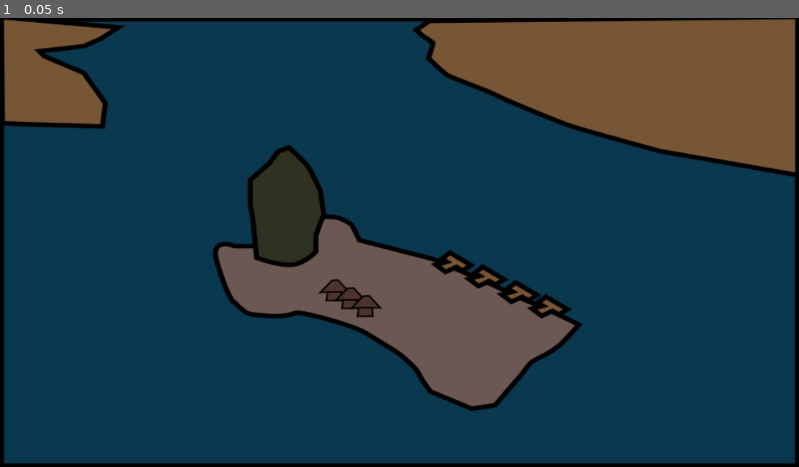
Above: before the commit, frame 1.
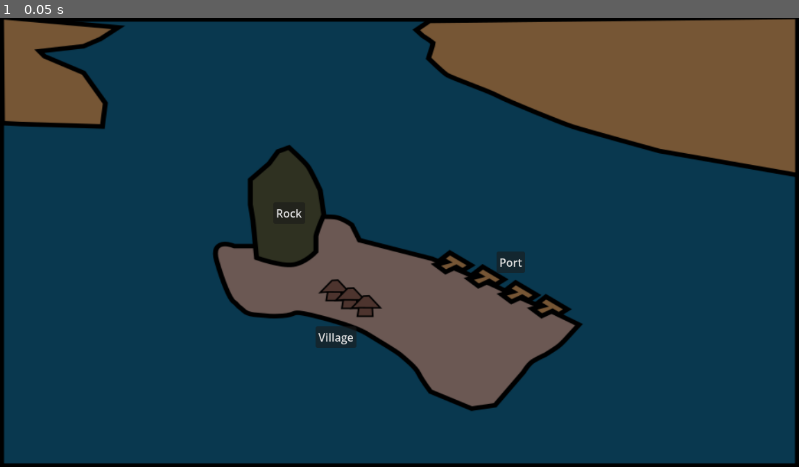
Above: after the commit, the same moment.

Repository: Jerrylikesgreen/MysteryGameJam
Game: Godot game, scene res://actions_menu.tscn
Two runs of this game, one before a commit and one after it. Both use one fixed random seed, a clock stepped at 60 frames per second and the inputs below. The project has no main scene, so this scene is started directly.
Inputs:
- Up to frame 1 (0.05 s): no input

The runs differ from the first frame. In frame 1, 0.4% of the frame differs, in the area x 34-66%, y 42-74%.

Commit message:
Add actions menu and world scenes; fix transition
Add an ActionsMenu scene and ActionsButtons control that maps buttons to scene file paths. Introduce new world subscenes (rock_scene.tscn, port_scene.tscn, village_scene.tscn) and move world.tscn into scenes/world_scenes/world.tscn, instancing the ActionsMenu (hidden) into the world. Update autoload transition.gd to accept a scene path string and call change_scene_to_file, and update scripts/actions_buttons.gd to use scene_path_dic: Dictionary<Button, String> and call Transition.change_scene(scene_path). Also rename a TextureRect node to Map and wire up scripts/resources in actions_menu.tscn.

Diff:
--- a/mystery-game-jam/actions_menu.tscn
+++ b/mystery-game-jam/actions_menu.tscn
@@ -1,13 +1,53 @@
 [gd_scene format=3 uid="uid://bk7qqemlfcqxh"]
 
 [ext_resource type="Texture2D" uid="uid://dmdn4eog1pf" path="res://assets/placeholders/placeholder_map.png" id="1_80mp5"]
+[ext_resource type="Script" uid="uid://7ewwe40fm5qh" path="res://scripts/actions_menu.gd" id="1_nrtxr"]
+[ext_resource type="Script" uid="uid://6w5iejnarlwy" path="res://scripts/actions_buttons.gd" id="3_o814q"]
 
 [node name="ActionsMenu" type="CanvasLayer" unique_id=1501408264]
+script = ExtResource("1_nrtxr")
 
-[node name="TextureRect" type="TextureRect" parent="." unique_id=1481913975]
+[node name="Map" type="TextureRect" parent="." unique_id=1481913975]
 anchors_preset = 15
 anchor_right = 1.0
 anchor_bottom = 1.0
 grow_horizontal = 2
 grow_vertical = 2
 texture = ExtResource("1_80mp5")
+
+[node name="ActionsButtons" type="Control" parent="." unique_id=192241895 node_paths=PackedStringArray("scene_path_dic")]
+layout_mode = 3
+anchors_preset = 0
+offset_right = 40.0
+offset_bottom = 40.0
+script = ExtResource("3_o814q")
+scene_path_dic = {
+NodePath("RockButton"): ["res://scenes/world_scenes/rock_scene.tscn", "Rock Scene"],
+NodePath("PortButton"): ["res://scenes/world_scenes/port_scene.tscn", "The Port"],
+NodePath("VillageButton"): ["res://scenes/world_scenes/village_scene.tscn", "The Village"]
+}
+
+[node name="RockButton" type="Button" parent="ActionsButtons" unique_id=1810802835]
+layout_mode = 0
+offset_left = 394.0
+offset_top = 266.0
+offset_right = 440.0
+offset_bottom = 297.0
+text = "Rock"
+
+[node name="PortButton" type="Button" parent="ActionsButtons" unique_id=261909242]
+layout_mode = 0
+offset_left = 716.0
+offset_top = 337.0
+offset_right = 757.0
+offset_bottom = 368.0
+text = "Port"
+
+[node name="VillageButton" type="Button" parent="ActionsButtons" unique_id=1030871698]
+layout_mode = 0
+offset_left = 455.0
+offset_top = 445.0
+offset_right = 514.0
+offset_bottom = 476.0
+text = "Village
+"
--- a/mystery-game-jam/autoloads/transition.gd
+++ b/mystery-game-jam/autoloads/transition.gd
@@ -1,6 +1,27 @@
 ## Autoload - Transition
 extends Node
 
+var _path_to_new_scene: String = ""
+var _new_scene_name: String = ""
+signal transition_in_signal(scene_name: String)
+signal transition_out_signal(scene_name: String)
 
-func change_scene( scene: PackedScene )->void:
-	get_tree().change_scene_to_packed(scene)
+func change_scene(scene_path: String, scene_name: String) -> void:
+	_path_to_new_scene = scene_path
+	_new_scene_name = scene_name
+	_transition_in(scene_name)
+
+
+
+func _transition_in(scene_name: String)->void:
+	transition_in_signal.emit(scene_name)
+
+
+func trantision_in_ended()->void:
+	get_tree().change_scene_to_file(_path_to_new_scene)
+	await get_tree().process_frame
+	_transition_out()
+
+
+func _transition_out()->void:
+	transition_out_signal.emit(_new_scene_name)
--- /dev/null
+++ b/mystery-game-jam/scenes/ui/transition_screen.tscn
@@ -0,0 +1,348 @@
+[gd_scene format=3 uid="uid://ely50ss0yr71"]
+
+[ext_resource type="Script" uid="uid://cxnfwq5rdm6cc" path="res://scripts/transition_screen.gd" id="1_1nnbl"]
+
+[sub_resource type="LabelSettings" id="LabelSettings_1nnbl"]
+font_size = 42
+
+[sub_resource type="Animation" id="Animation_1nnbl"]
+length = 0.001
+tracks/0/type = "bezier"
+tracks/0/imported = false
+tracks/0/enabled = true
+tracks/0/path = NodePath("TransitionBackground:color:r")
+tracks/0/interp = 1
+tracks/0/loop_wrap = true
+tracks/0/keys = {
+"handle_modes": PackedInt32Array(0),
+"points": PackedFloat32Array(0, -0.25, 0, 0.25, 0),
+"times": PackedFloat32Array(0)
+}
+tracks/1/type = "bezier"
+tracks/1/imported = false
+tracks/1/enabled = true
+tracks/1/path = NodePath("TransitionBackground:color:g")
+tracks/1/interp = 1
+tracks/1/loop_wrap = true
+tracks/1/keys = {
+"handle_modes": PackedInt32Array(0),
+"points": PackedFloat32Array(0, -0.25, 0, 0.25, 0),
+"times": PackedFloat32Array(0)
+}
+tracks/2/type = "bezier"
+tracks/2/imported = false
+tracks/2/enabled = true
+tracks/2/path = NodePath("TransitionBackground:color:b")
+tracks/2/interp = 1
+tracks/2/loop_wrap = true
+tracks/2/keys = {
+"handle_modes": PackedInt32Array(0),
+"points": PackedFloat32Array(0, -0.25, 0, 0.25, 0),
+"times": PackedFloat32Array(0)
+}
+tracks/3/type = "bezier"
+tracks/3/imported = false
+tracks/3/enabled = true
+tracks/3/path = NodePath("TransitionBackground:color:a")
+tracks/3/interp = 1
+tracks/3/loop_wrap = true
+tracks/3/keys = {
+"handle_modes": PackedInt32Array(0),
+"points": PackedFloat32Array(1, -0.25, 0, 0.25, 0),
+"times": PackedFloat32Array(0)
+}
+tracks/4/type = "bezier"
+tracks/4/imported = false
+tracks/4/enabled = true
+tracks/4/path = NodePath("TransitionLabel:self_modulate:r")
+tracks/4/interp = 1
+tracks/4/loop_wrap = true
+tracks/4/keys = {
+"handle_modes": PackedInt32Array(0),
+"points": PackedFloat32Array(1, -0.25, 0, 0.25, 0),
+"times": PackedFloat32Array(0)
+}
+tracks/5/type = "bezier"
+tracks/5/imported = false
+tracks/5/enabled = true
+tracks/5/path = NodePath("TransitionLabel:self_modulate:g")
+tracks/5/interp = 1
+tracks/5/loop_wrap = true
+tracks/5/keys = {
+"handle_modes": PackedInt32Array(0),
+"points": PackedFloat32Array(1, -0.25, 0, 0.25, 0),
+"times": PackedFloat32Array(0)
+}
+tracks/6/type = "bezier"
+tracks/6/imported = false
+tracks/6/enabled = true
+tracks/6/path = NodePath("TransitionLabel:self_modulate:b")
+tracks/6/interp = 1
+tracks/6/loop_wrap = true
+tracks/6/keys = {
+"handle_modes": PackedInt32Array(0),
+"points": PackedFloat32Array(1, -0.25, 0, 0.25, 0),
+"times": PackedFloat32Array(0)
+}
+tracks/7/type = "bezier"
+tracks/7/imported = false
+tracks/7/enabled = true
+tracks/7/path = NodePath("TransitionLabel:self_modulate:a")
+tracks/7/interp = 1
+tracks/7/loop_wrap = true
+tracks/7/keys = {
+"handle_modes": PackedInt32Array(0),
+"points": PackedFloat32Array(0, -0.25, 0, 0.25, 0),
+"times": PackedFloat32Array(0)
+}
+
+[sub_resource type="Animation" id="Animation_indjc"]
+resource_name = "transition_in"
+length = 2.0
+tracks/0/type = "bezier"
+tracks/0/imported = false
+tracks/0/enabled = true
+tracks/0/path = NodePath("TransitionBackground:color:r")
+tracks/0/interp = 1
+tracks/0/loop_wrap = true
+tracks/0/keys = {
+"handle_modes": PackedInt32Array(0, 2),
+"points": PackedFloat32Array(0, -0.25, 0, 0.25, 0, 0, -0.16666667, 0, 0, 0),
+"times": PackedFloat32Array(0, 1)
+}
+tracks/1/type = "bezier"
+tracks/1/imported = false
+tracks/1/enabled = true
+tracks/1/path = NodePath("TransitionBackground:color:g")
+tracks/1/interp = 1
+tracks/1/loop_wrap = true
+tracks/1/keys = {
+"handle_modes": PackedInt32Array(0, 2),
+"points": PackedFloat32Array(0, -0.25, 0, 0.25, 0, 0, -0.16666667, 0, 0, 0),
+"times": PackedFloat32Array(0, 1)
+}
+tracks/2/type = "bezier"
+tracks/2/imported = false
+tracks/2/enabled = true
+tracks/2/path = NodePath("TransitionBackground:color:b")
+tracks/2/interp = 1
+tracks/2/loop_wrap = true
+tracks/2/keys = {
+"handle_modes": PackedInt32Array(0, 2),
+"points": PackedFloat32Array(0, -0.25, 0, 0.25, 0, 0, -0.16666667, 0, 0, 0),
+"times": PackedFloat32Array(0, 1)
+}
+tracks/3/type = "bezier"
+tracks/3/imported = false
+tracks/3/enabled = true
+tracks/3/path = NodePath("TransitionBackground:color:a")
+tracks/3/interp = 1
+tracks/3/loop_wrap = true
+tracks/3/keys = {
+"handle_modes": PackedInt32Array(0, 2),
+"points": PackedFloat32Array(0, -0.25, 0, 0.25, 0, 1, -0.16666667, -0.16666667, 0, 0),
+"times": PackedFloat32Array(0, 1)
+}
+tracks/4/type = "bezier"
+tracks/4/imported = false
+tracks/4/enabled = true
+tracks/4/path = NodePath("TransitionLabel:self_modulate:r")
+tracks/4/interp = 1
+tracks/4/loop_wrap = true
+tracks/4/keys = {
+"handle_modes": PackedInt32Array(0, 2, 2),
+"points": PackedFloat32Array(1, -0.25, 0, 0.25, 0, 1, -0.16666667, 0, 0, 0, 1, -0.16666667, 0, 0, 0),
+"times": PackedFloat32Array(0, 1, 2)
+}
+tracks/5/type = "bezier"
+tracks/5/imported = false
+tracks/5/enabled = true
+tracks/5/path = NodePath("TransitionLabel:self_modulate:g")
+tracks/5/interp = 1
+tracks/5/loop_wrap = true
+tracks/5/keys = {
+"handle_modes": PackedInt32Array(0, 2, 2),
+"points": PackedFloat32Array(1, -0.25, 0, 0.25, 0, 1, -0.16666667, 0, 0, 0, 1, -0.16666667, 0, 0, 0),
+"times": PackedFloat32Array(0, 1, 2)
+}
+tracks/6/type = "bezier"
+tracks/6/imported = false
+tracks/6/enabled = true
+tracks/6/path = NodePath("TransitionLabel:self_modulate:b")
+tracks/6/interp = 1
+tracks/6/loop_wrap = true
+tracks/6/keys = {
+"handle_modes": PackedInt32Array(0, 2, 2),
+"points": PackedFloat32Array(1, -0.25, 0, 0.25, 0, 1, -0.16666667, 0, 0, 0, 1, -0.16666667, 0, 0, 0),
+"times": PackedFloat32Array(0, 1, 2)
+}
+tracks/7/type = "bezier"
+tracks/7/imported = false
+tracks/7/enabled = true
+tracks/7/path = NodePath("TransitionLabel:self_modulate:a")
+tracks/7/interp = 1
+tracks/7/loop_wrap = true
+tracks/7/keys = {
+"handle_modes": PackedInt32Array(0, 2, 2),
+"points": PackedFloat32Array(0, -0.25, 0, 0.25, 0, 0, -0.16666667, 0, 0, 0, 1, -0.16666667, -0.16666667, 0, 0),
+"times": PackedFloat32Array(0, 1, 2)
+}
+tracks/8/type = "method"
+tracks/8/imported = false
+tracks/8/enabled = true
+tracks/8/path = NodePath(".")
+tracks/8/interp = 1
+tracks/8/loop_wrap = true
+tracks/8/keys = {
+"times": PackedFloat32Array(2),
+"transitions": PackedFloat32Array(1),
+"values": [{
+"args": [],
+"method": &"transition_in_ended"
+}]
+}
+
+[sub_resource type="Animation" id="Animation_ha2vg"]
+resource_name = "transition_out"
+tracks/0/type = "bezier"
+tracks/0/imported = false
+tracks/0/enabled = true
+tracks/0/path = NodePath("TransitionBackground:color:r")
+tracks/0/interp = 1
+tracks/0/loop_wrap = true
+tracks/0/keys = {
+"handle_modes": PackedInt32Array(0, 2),
+"points": PackedFloat32Array(0, -0.25, 0, 0.25, 0, 0, -0.16666667, 0, 0, 0),
+"times": PackedFloat32Array(0, 1)
+}
+tracks/1/type = "bezier"
+tracks/1/imported = false
+tracks/1/enabled = true
+tracks/1/path = NodePath("TransitionBackground:color:g")
+tracks/1/interp = 1
+tracks/1/loop_wrap = true
+tracks/1/keys = {
+"handle_modes": PackedInt32Array(0, 2),
+"points": PackedFloat32Array(0, -0.25, 0, 0.25, 0, 0, -0.16666667, 0, 0, 0),
+"times": PackedFloat32Array(0, 1)
+}
+tracks/2/type = "bezier"
+tracks/2/imported = false
+tracks/2/enabled = true
+tracks/2/path = NodePath("TransitionBackground:color:b")
+tracks/2/interp = 1
+tracks/2/loop_wrap = true
+tracks/2/keys = {
+"handle_modes": PackedInt32Array(0, 2),
+"points": PackedFloat32Array(0, -0.25, 0, 0.25, 0, 0, -0.16666667, 0, 0, 0),
+"times": PackedFloat32Array(0, 1)
+}
+tracks/3/type = "bezier"
+tracks/3/imported = false
+tracks/3/enabled = true
+tracks/3/path = NodePath("TransitionBackground:color:a")
+tracks/3/interp = 1
+tracks/3/loop_wrap = true
+tracks/3/keys = {
+"handle_modes": PackedInt32Array(0, 2),
+"points": PackedFloat32Array(1, -0.25, 0, 0.25, 0, 0, -0.16666667, 0.16666667, 0, 0),
+"times": PackedFloat32Array(0, 1)
+}
+tracks/4/type = "bezier"
+tracks/4/imported = false
+tracks/4/enabled = true
+tracks/4/path = NodePath("TransitionLabel:self_modulate:r")
+tracks/4/interp = 1
+tracks/4/loop_wrap = true
+tracks/4/keys = {
+"handle_modes": PackedInt32Array(0, 2),
+"points": PackedFloat32Array(1, -0.25, 0, 0.25, 0, 1, -0.16666667, 0, 0, 0),
+"times": PackedFloat32Array(0, 1)
+}
+tracks/5/type = "bezier"
+tracks/5/imported = false
+tracks/5/enabled = true
+tracks/5/path = NodePath("TransitionLabel:self_modulate:g")
+tracks/5/interp = 1
+tracks/5/loop_wrap = true
+tracks/5/keys = {
+"handle_modes": PackedInt32Array(0, 2),
+"points": PackedFloat32Array(1, -0.25, 0, 0.25, 0, 1, -0.16666667, 0, 0, 0),
+"times": PackedFloat32Array(0, 1)
+}
+tracks/6/type = "bezier"
+tracks/6/imported = false
+tracks/6/enabled = true
+tracks/6/path = NodePath("TransitionLabel:self_modulate:b")
+tracks/6/interp = 1
+tracks/6/loop_wrap = true
+tracks/6/keys = {
+"handle_modes": PackedInt32Array(0, 2),
+"points": PackedFloat32Array(1, -0.25, 0, 0.25, 0, 1, -0.16666667, 0, 0, 0),
+"times": PackedFloat32Array(0, 1)
+}
+tracks/7/type = "bezier"
+tracks/7/imported = false
+tracks/7/enabled = true
+tracks/7/path = NodePath("TransitionLabel:self_modulate:a")
+tracks/7/interp = 1
+tracks/7/loop_wrap = true
+tracks/7/keys = {
+"handle_modes": PackedInt32Array(0, 2),
+"points": PackedFloat32Array(1, -0.25, 0, 0.25, 0, 0, -0.16666667, 0.16666667, 0, 0),
+"times": PackedFloat32Array(0, 1)
+}
+tracks/8/type = "method"
+tracks/8/imported = false
+tracks/8/enabled = true
+tracks/8/path = NodePath(".")
+tracks/8/interp = 1
+tracks/8/loop_wrap = true
+tracks/8/keys = {
+"times": PackedFloat32Array(1),
+"transitions": PackedFloat32Array(1),
+"values": [{
+"args": [],
+"method": &"transition_out_ended"
+}]
+}
+
+[sub_resource type="AnimationLibrary" id="AnimationLibrary_ha2vg"]
+_data = {
+&"RESET": SubResource("Animation_1nnbl"),
+&"transition_in": SubResource("Animation_indjc"),
+&"transition_out": SubResource("Animation_ha2vg")
+}
+
+[node name="TransitionScreen" type="CanvasLayer" unique_id=1703614882]
+script = ExtResource("1_1nnbl")
+
+[node name="TransitionBackground" type="ColorRect" parent="." unique_id=463627409]
+anchors_preset = 15
+anchor_right = 1.0
+anchor_bottom = 1.0
+grow_horizontal = 2
+grow_vertical = 2
+color = Color(0, 0, 0, 1)
+
+[node name="TransitionLabel" type="Label" parent="." unique_id=236056843]
+unique_name_in_owner = true
+self_modulate = Color(1, 1, 1, 0)
+texture_filter = 1
+anchors_preset = 8
+anchor_left = 0.5
+anchor_top = 0.5
+anchor_right = 0.5
+anchor_bottom = 0.5
+offset_left = -20.0
+offset_top = -11.5
+offset_right = 20.0
+offset_bottom = 11.5
+grow_horizontal = 2
+grow_vertical = 2
+text = "Scene Name"
+label_settings = SubResource("LabelSettings_1nnbl")
+
+[node name="TransitionPlayer" type="AnimationPlayer" parent="." unique_id=1495352675]
+unique_name_in_owner = true
+libraries/ = SubResource("AnimationLibrary_ha2vg")
--- /dev/null
+++ b/mystery-game-jam/scenes/world_scenes/port_scene.tscn
@@ -0,0 +1,8 @@
+[gd_scene format=3 uid="uid://c2kdi5d6bsb2f"]
+
+[ext_resource type="PackedScene" uid="uid://05eehc03y0et" path="res://scenes/world_scenes/world.tscn" id="1_bfjnj"]
+[ext_resource type="PackedScene" uid="uid://p2w4i3sisleq" path="res://scenes/water.tscn" id="2_fi1oo"]
+
+[node name="PortScene" unique_id=1137195390 instance=ExtResource("1_bfjnj")]
+
+[node name="Water" parent="." index="4" unique_id=1652149410 instance=ExtResource("2_fi1oo")]
--- /dev/null
+++ b/mystery-game-jam/scenes/world_scenes/rock_scene.tscn
@@ -0,0 +1,18 @@
+[gd_scene format=3 uid="uid://cgkmhjgo2tk66"]
+
+[ext_resource type="PackedScene" uid="uid://05eehc03y0et" path="res://scenes/world_scenes/world.tscn" id="1_gk3tw"]
+[ext_resource type="Texture2D" uid="uid://dr2dk8wirihhs" path="res://assets/placeholders/black-stone.jpg" id="2_c5bxk"]
+
+[sub_resource type="StandardMaterial3D" id="StandardMaterial3D_nvplc"]
+albedo_texture = ExtResource("2_c5bxk")
+
+[sub_resource type="CapsuleMesh" id="CapsuleMesh_c5bxk"]
+material = SubResource("StandardMaterial3D_nvplc")
+radius = 5.0
+height = 20.0
+
+[node name="World" unique_id=1137195390 instance=ExtResource("1_gk3tw")]
+
+[node name="MeshInstance3D" type="MeshInstance3D" parent="Ui" parent_id_path=PackedInt32Array(614370905) index="2" unique_id=196569094]
+transform = Transform3D(1, 0, 0, 0, 1, 0, 0, 0, 1, 0, 7.4085827, -19)
+mesh = SubResource("CapsuleMesh_c5bxk")
--- /dev/null
+++ b/mystery-game-jam/scenes/world_scenes/village_scene.tscn
@@ -0,0 +1,19 @@
+[gd_scene format=3 uid="uid://bxickwoqsrlxt"]
+
+[ext_resource type="PackedScene" uid="uid://05eehc03y0et" path="res://scenes/world_scenes/world.tscn" id="1_f63oo"]
+
+[sub_resource type="BoxMesh" id="BoxMesh_f63oo"]
+size = Vector3(10, 5, 3)
+
+[sub_resource type="PrismMesh" id="PrismMesh_l3rjs"]
+size = Vector3(12, 5, 3)
+
+[node name="village_scene" unique_id=1137195390 instance=ExtResource("1_f63oo")]
+
+[node name="MeshInstance3D" type="MeshInstance3D" parent="." index="4" unique_id=1234503313]
+transform = Transform3D(1, 0, 0, 0, 1, 0, 0, 0, 1, 0, 2.536879, -16.296652)
+mesh = SubResource("BoxMesh_f63oo")
+
+[node name="MeshInstance3D2" type="MeshInstance3D" parent="MeshInstance3D" index="0" unique_id=823429987]
+transform = Transform3D(1, 0, 0, 0, 1, 0, 0, 0, 1, 0, 4.3493376, 0)
+mesh = SubResource("PrismMesh_l3rjs")
--- a/mystery-game-jam/scenes/world.tscn
+++ b/mystery-game-jam/scenes/world_scenes/world.tscn
@@ -2,9 +2,11 @@
 
 [ext_resource type="Script" uid="uid://c0m155rneerq8" path="res://scripts/world.gd" id="1_qfnet"]
 [ext_resource type="Environment" uid="uid://bn6eyndtkgnkb" path="res://resources/systems/wold_enviorment.tres" id="2_i7141"]
-[ext_resource type="PackedScene" uid="uid://bmuuwrb15hman" path="res://scenes/debuggin_hud.tscn" id="2_qfnet"]
+[ext_resource type="PackedScene" uid="uid://bmuuwrb15hman" path="res://scenes/ui/debuggin_hud.tscn" id="2_qfnet"]
 [ext_resource type="Script" uid="uid://ccybkweg8k406" path="res://scripts/world_environment.gd" id="3_4mrxx"]
-[ext_resource type="PackedScene" uid="uid://bahavtakdybaq" path="res://scenes/dialoge_screen.tscn" id="6_e3hyu"]
+[ext_resource type="PackedScene" uid="uid://bk7qqemlfcqxh" path="res://actions_menu.tscn" id="4_i7141"]
+[ext_resource type="PackedScene" uid="uid://ely50ss0yr71" path="res://scenes/ui/transition_screen.tscn" id="5_tkitp"]
+[ext_resource type="PackedScene" uid="uid://bahavtakdybaq" path="res://scenes/ui/dialoge_screen.tscn" id="6_e3hyu"]
 [ext_resource type="PackedScene" uid="uid://duwum2xa2mgqx" path="res://scenes/player.tscn" id="8_4mrxx"]
 
 [sub_resource type="StandardMaterial3D" id="StandardMaterial3D_kyfjp"]
@@ -25,6 +27,12 @@
 [node name="DebugginHud" parent="Ui" unique_id=1669674493 instance=ExtResource("2_qfnet")]
 
 [node name="DialogeScreen" parent="Ui" unique_id=1074136049 instance=ExtResource("6_e3hyu")]
+
+[node name="ActionsMenu" parent="Ui" unique_id=1501408264 instance=ExtResource("4_i7141")]
+visible = false
+
+[node name="TransitionScreen" parent="Ui" unique_id=1703614882 instance=ExtResource("5_tkitp")]
+visible = false
 
 [node name="WorldEnvironment" type="WorldEnvironment" parent="." unique_id=1954665154]
 environment = ExtResource("2_i7141")
--- a/mystery-game-jam/scripts/actions_buttons.gd
+++ b/mystery-game-jam/scripts/actions_buttons.gd
@@ -1,21 +1,19 @@
 class_name ActionsButtons
 extends Control
 
-@onready var rock_button: Button = %RockButton
-@onready var port_button: Button = %PortButton
-@onready var village_button: Button = %VillageButton
-
-@export var packed_scenes: Dictionary[Button, PackedScene]
+@export var scene_path_dic: Dictionary[Button, Array] ## [scene_path, scene_name]
 
 
 func _ready() -> void:
-	for button in packed_scenes.keys():
+	for button in scene_path_dic.keys():
 		button.pressed.connect(_on_button_pressed.bind(button))
 
 
 func _on_button_pressed(button: Button) -> void:
-	var scene: PackedScene = packed_scenes.get(button)
-	print("pressed")
+	var data: Array = scene_path_dic.get(button)
 
-	if scene:
-		Transition.change_scene(scene)
+	if data:
+		var scene_path: String = data[0]
+		var scene_name: String = data[1]
+
+		Transition.change_scene(scene_path, scene_name)
--- /dev/null
+++ b/mystery-game-jam/scripts/transition_screen.gd
@@ -0,0 +1,48 @@
+class_name TransitionScreen
+extends CanvasLayer
+
+@onready var transition_label: Label = %TransitionLabel
+@onready var transition_player: AnimationPlayer = %TransitionPlayer
+
+
+func _ready() -> void:
+	print("TransitionScreen READY")
+	print("TransitionScreen Visible:", visible)
+
+	Transition.transition_in_signal.connect(_on_transition_in_signal)
+	Transition.transition_out_signal.connect(_on_transition_out_signal)
+
+
+func _on_transition_in_signal(scene_name: String)->void:
+	print("Transition IN signal received")
+	print("Visible before:", visible)
+
+	if !is_visible():
+		set_visible(true)
+
+	print("Visible after:", visible)
+
+	transition_label.text = scene_name
+	transition_player.play("transition_in")
+
+
+func transition_in_ended()->void:
+	print("Transition IN ended")
+	Transition.trantision_in_ended()
+
+
+func transition_out_ended()->void:
+	print("Transition OUT ended")
+	set_visible(false)
+
+
+func _on_transition_out_signal(scene_name: String)->void:
+	print("Transition OUT signal received")
+	print("Visible before:", visible)
+
+	set_visible(true)
+
+	print("Visible after:", visible)
+
+	transition_label.text = scene_name
+	transition_player.play("transition_out")
Renamed: mystery-game-jam/scenes/debuggin_hud.tscn -> mystery-game-jam/scenes/ui/debuggin_hud.tscn
Renamed: mystery-game-jam/scenes/dialoge_screen.tscn -> mystery-game-jam/scenes/ui/dialoge_screen.tscn
Not shown, added: mystery-game-jam/scripts/transition_screen.gd.uid
